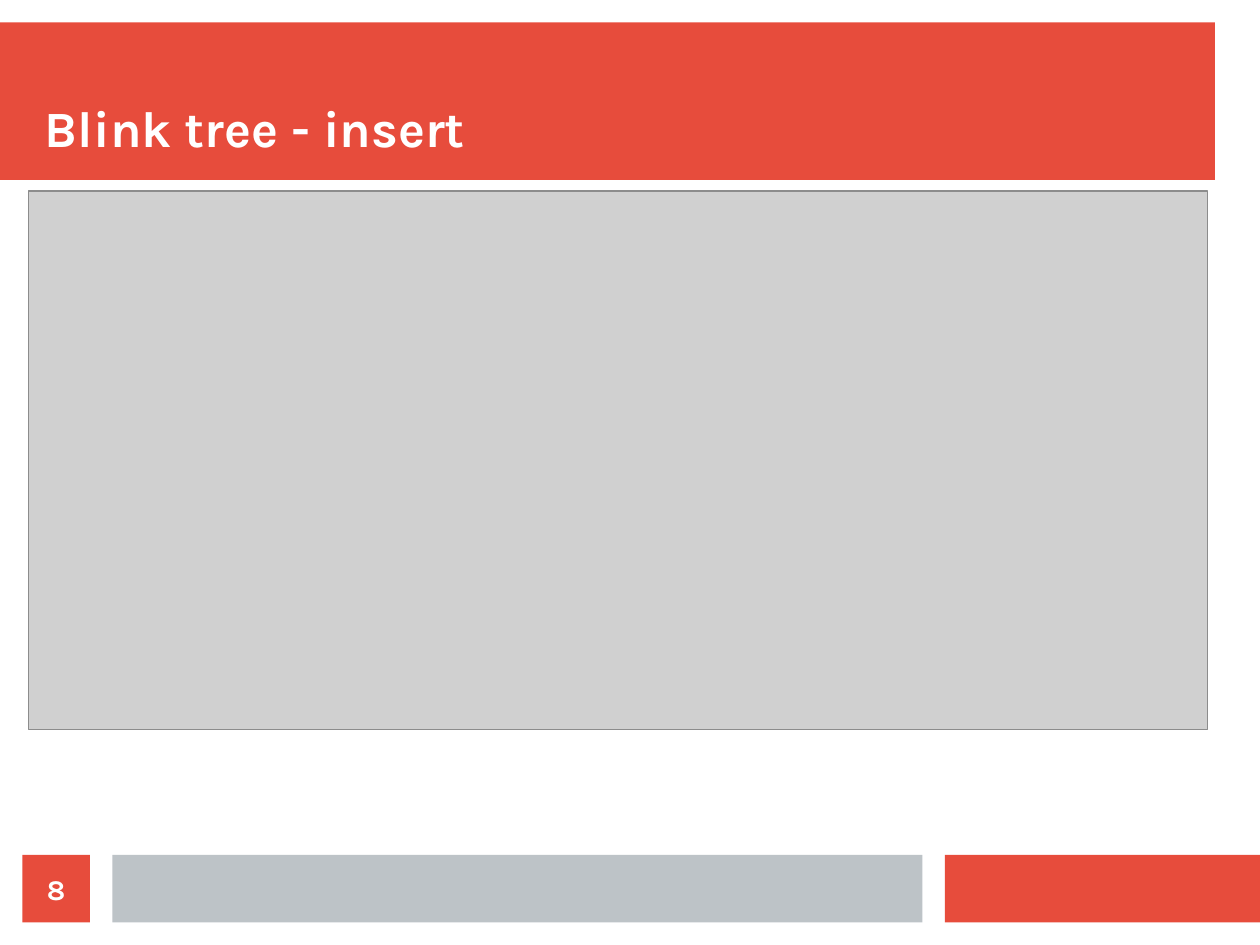
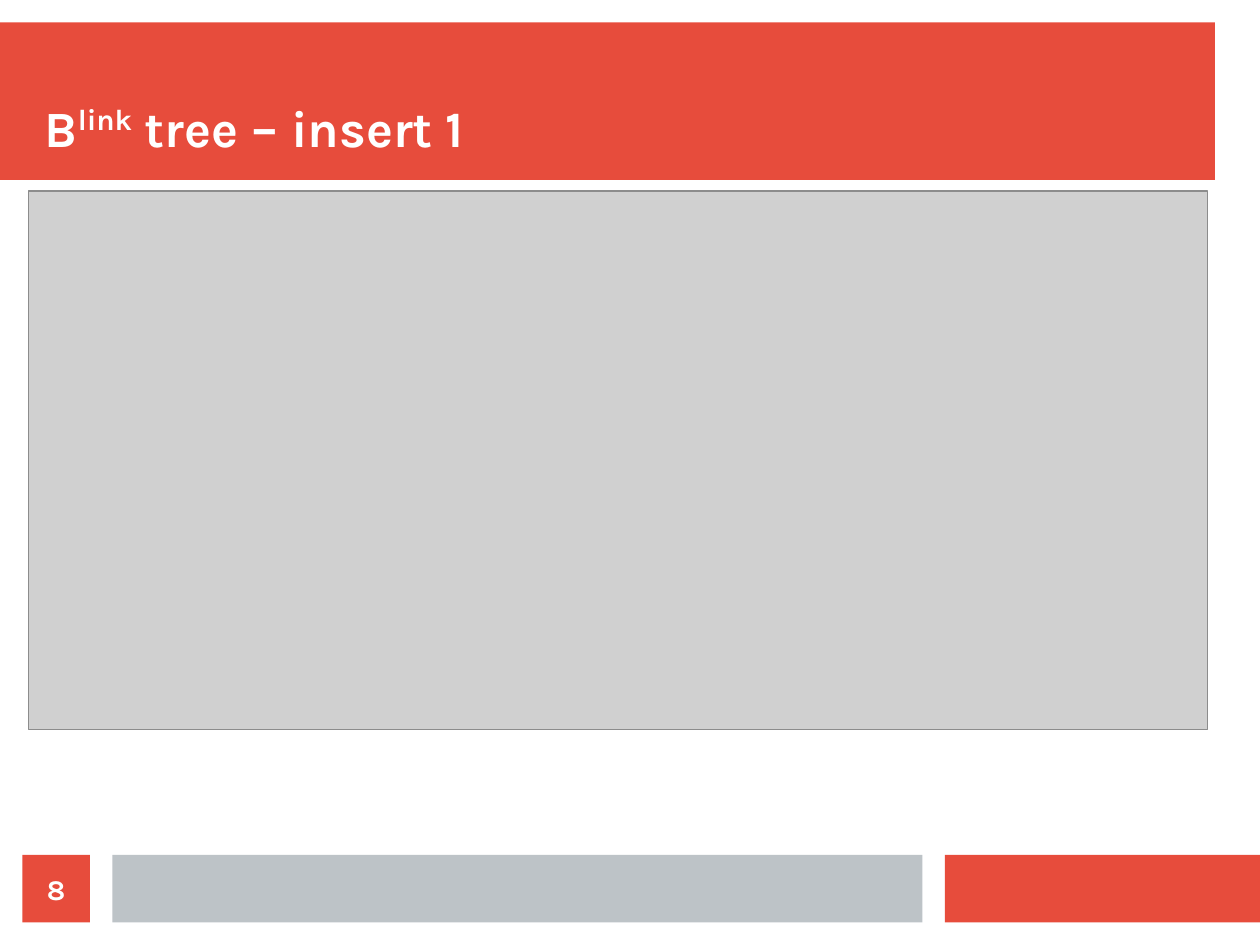
Before and after one commit to jajir/jbtree, a slide deck: slide 8 of jbtree/src/presentation/jbtree-0.1.odp. Drawn at 1260x945 pixels with LibreOffice and Linux fonts; fonts in the diff are those of the drawing; grey boxes stand for pictures. Boxes give left, top, right and bottom in pixels: in the first picture for what was removed or moved away, otherwise in the second. Text is boxed around its words. In the diff, an @@ line names an element or a change of style, - is before the commit and + after.

```diff
--- a/jbtree/src/presentation/jbtree-0.1.odp
+++ b/jbtree/src/presentation/jbtree-0.1.odp
@@ title at (145,111,464,148): text changed @@
-Blink tree - insert
+Blink tree – insert 1
```
Also in this commit, not shown: 1 other slide changed, 8 slides added, 1 slide removed, 5 other files.
